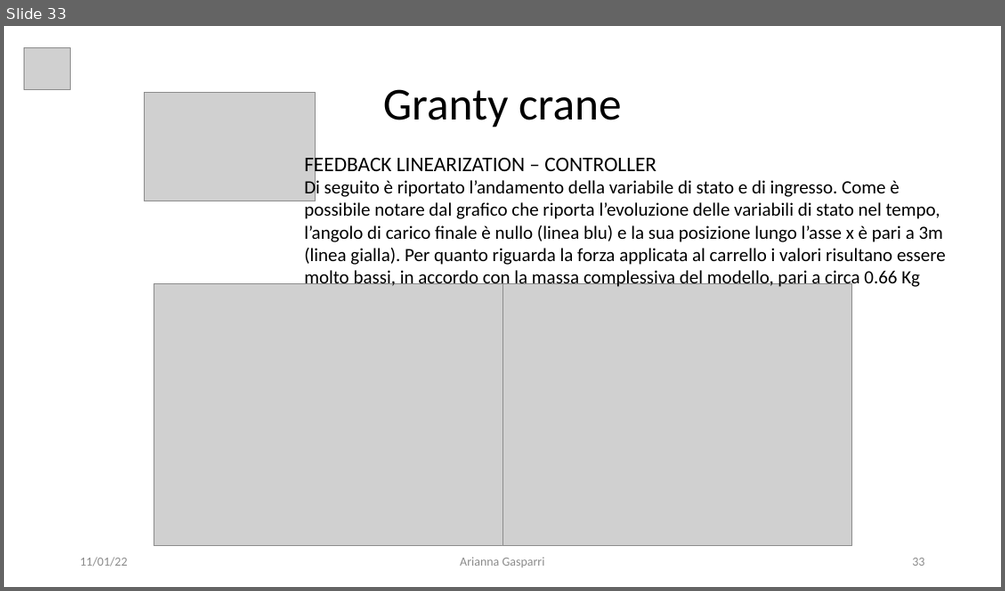
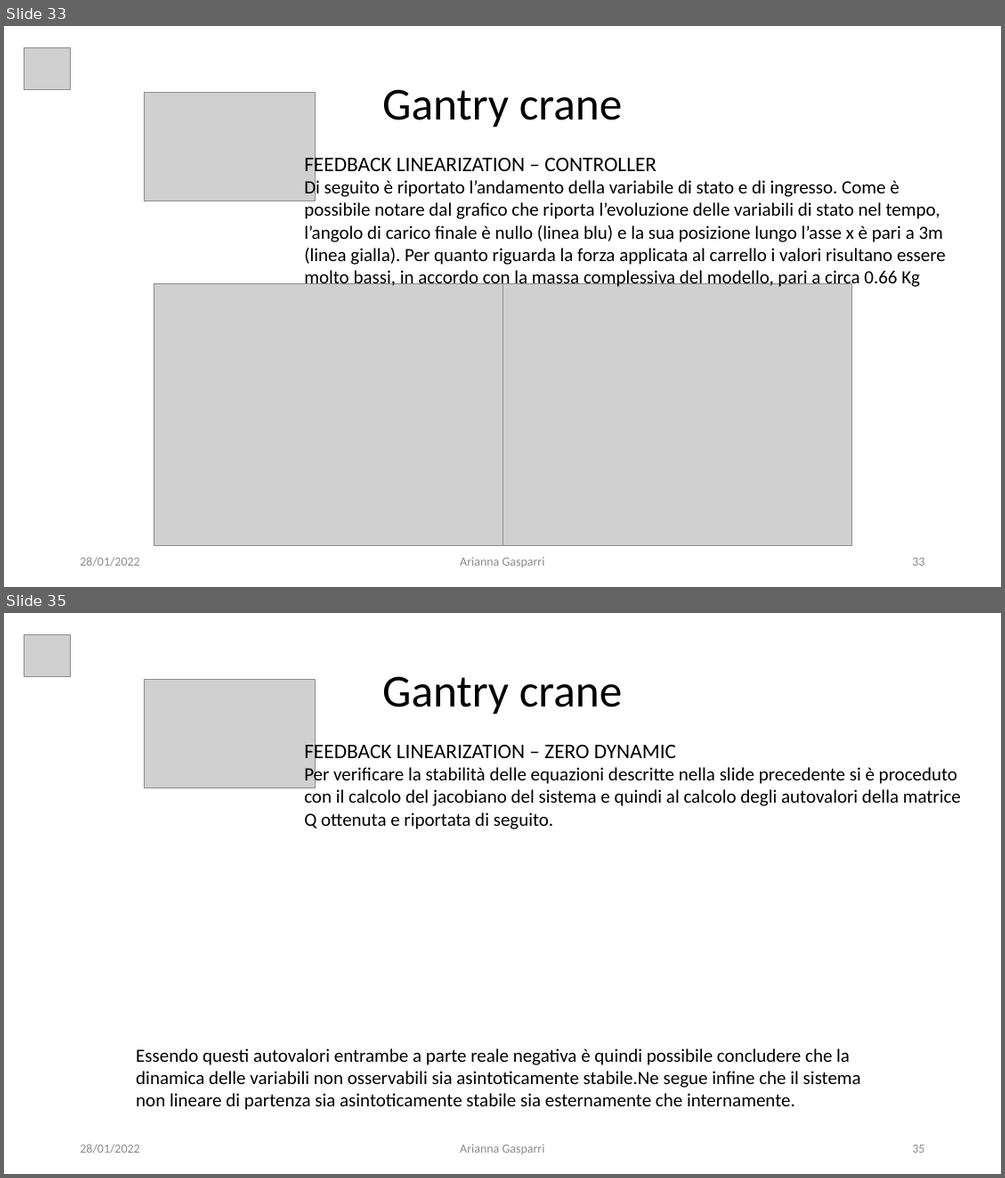
Before and after one commit to giga487/BicchiGas, a slide deck: Relazione/Presentazione.pptx. Shown one above the other, each under a label of ours: slide 33 before the commit, slides 33 and 35 after it; the slides between them are not shown. The pictures are 1005x591 and 1005x1178 pixels, drawn with LibreOffice and Linux fonts; fonts in the diff are those of the drawing; grey boxes stand for pictures. Boxes give left, top, right and bottom in pixels: in the first picture for what was removed or moved away, otherwise in the second. Text is boxed around its words. In the diff, an @@ line names an element or a change of style, - is before the commit and + after.

```diff
--- a/Relazione/Presentazione.pptx
+++ b/Relazione/Presentazione.pptx
@@ slide 35 added at (x1=4, y1=613, x2=1001, y2=1174), background #FFFFFF @@
@@ picture added at (x1=24, y1=634, x2=70, y2=677) @@
@@ picture added at (x1=144, y1=680, x2=316, y2=788) @@
@@ text added at (x1=382, y1=676, x2=623, y2=714), 44 pt, text #000000 @@
+Gantry crane
@@ text added at (x1=304, y1=740, x2=961, y2=829), 18 pt, text #000000 @@
+FEEDBACK LINEARIZATION – ZERO DYNAMIC
+Per verificare la stabilità delle equazioni descritte nella slide precedente si è proceduto con il calcolo del jacobiano del sistema e quindi al calcolo degli autovalori della matrice Q ottenuta e riportata di seguito.
@@ text added at (x1=136, y1=1048, x2=861, y2=1110), 18 pt, text #000000 @@
+Essendo questi autovalori entrambe a parte reale negativa è quindi possibile concludere che la dinamica delle variabili non osservabili sia asintoticamente stabile.Ne segue infine che il sistema non lineare di partenza sia asintoticamente stabile sia esternamente che internamente.
@@ text added at (x1=80, y1=1143, x2=139, y2=1153), 12 pt, text #8C8C8C @@
+28/01/2022
@@ text added at (x1=460, y1=1143, x2=545, y2=1154), 12 pt, text #8C8C8C @@
+Arianna Gasparri
@@ page number added at (x1=912, y1=1144, x2=924, y2=1152), 12 pt, text #8C8C8C @@
+35
@@ slide 33 changed as well @@
@@ text at (x1=382, y1=89, x2=623, y2=127): text changed @@
-Granty crane
+Gantry crane
@@ text at (x1=80, y1=556, x2=139, y2=566): text changed @@
-11/01/22
+28/01/2022
```
Also in this commit, not shown: 37 other slides changed, 1 other slide added, 3 other files.
